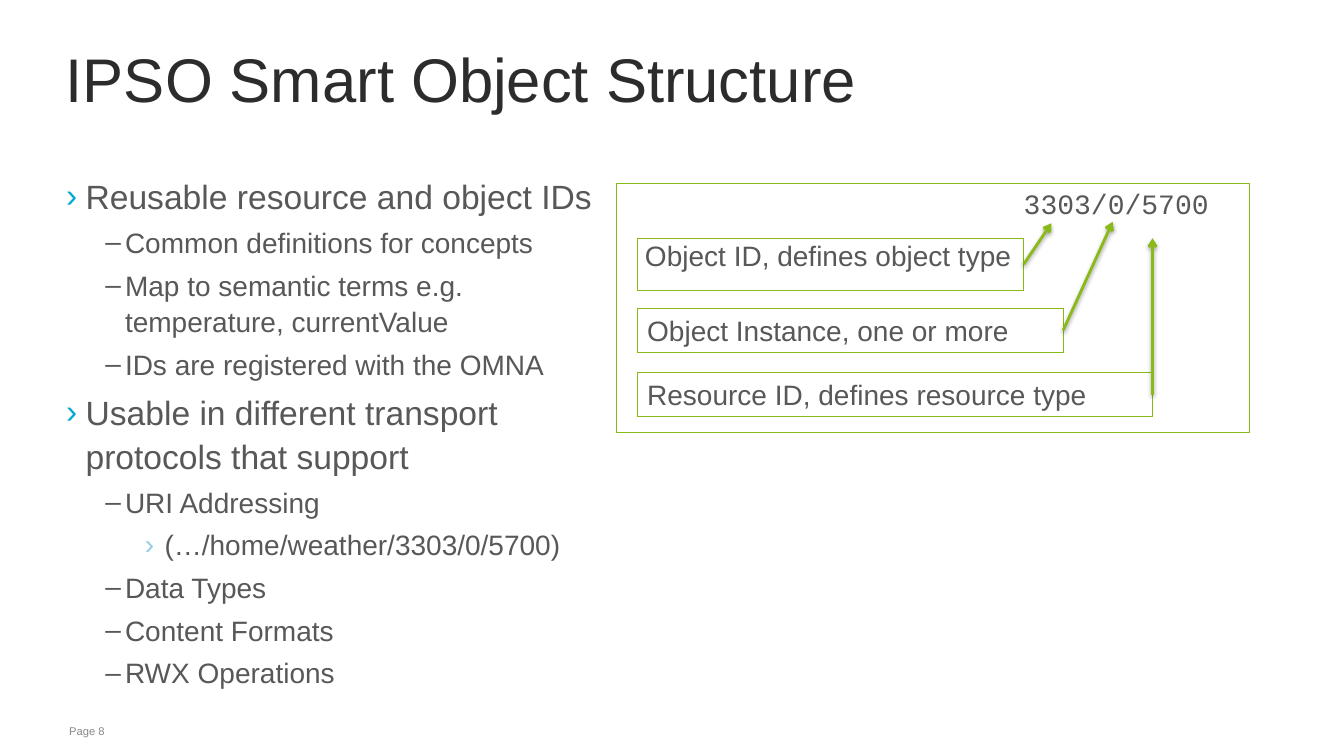
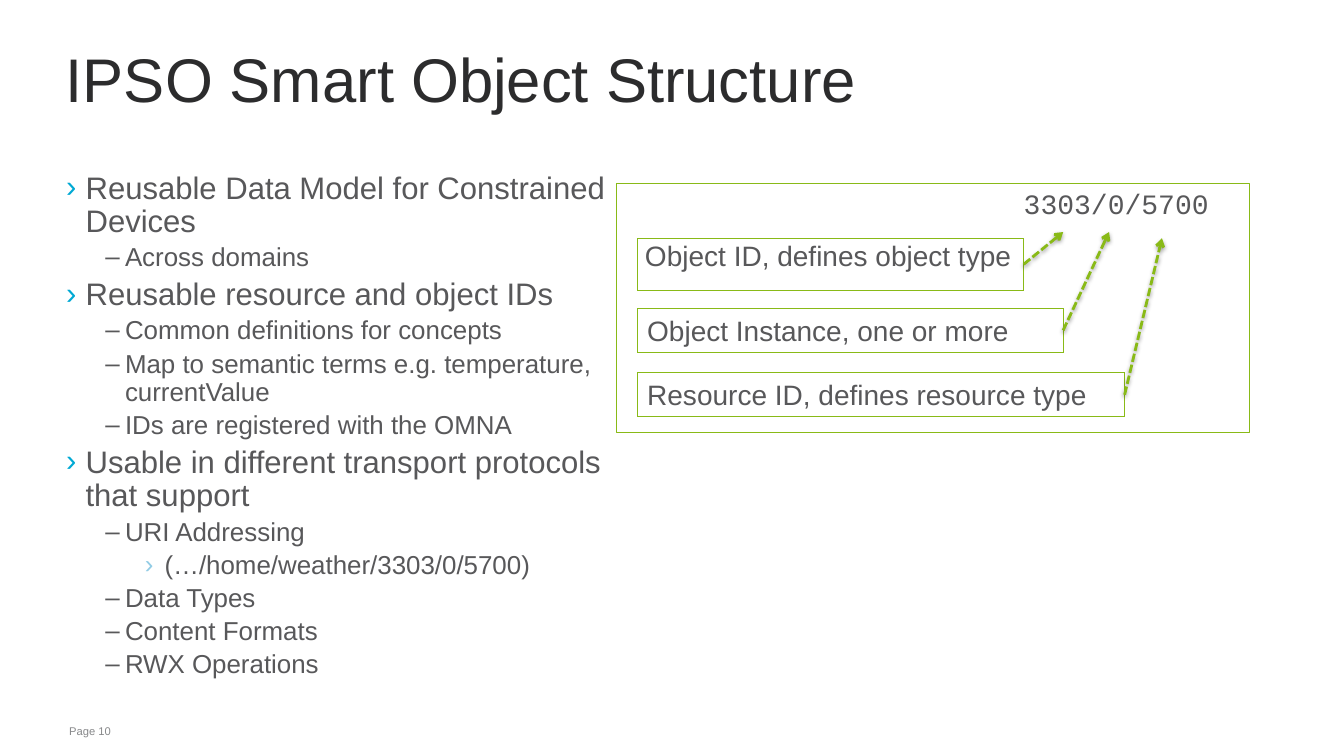
Before and after one commit to jaimejim/iot-playground, a slide deck: slide 10 of Documentation/IPSO_Intro_W3C.pptx (slide 8 before the commit). Drawn at 1344x756 pixels with LibreOffice and Linux fonts; fonts in the diff are those of the drawing; background and template pictures are left out. Boxes give left, top, right and bottom in pixels: in the first picture for what was removed or moved away, otherwise in the second. Text is boxed around its words. In the diff, an @@ line names an element or a change of style, - is before the commit and + after.

Commit message:
W3C slides

```diff
--- a/Documentation/IPSO_Intro_W3C.pptx
+++ b/Documentation/IPSO_Intro_W3C.pptx
@@ text at bbox=[86, 176, 604, 266]: paragraphs added @@
+› Reusable Data Model for Constrained Devices
+  – Across domains
@@ arrow moved from (1024, 264) - (1052, 224) to (1024, 264) - (1064, 232) @@
@@ arrow (1024, 264) - (1064, 232): stroke #89BA17 2 pt to #89BA17 2 pt dashed @@
@@ arrow moved from (1064, 331) - (1113, 222) to (1064, 331) - (1109, 232) @@
@@ arrow (1064, 331) - (1109, 232): stroke #89BA17 2 pt to #89BA17 2 pt dashed @@
@@ arrow moved from (1152, 395) - (1152, 238) to (1125, 395) - (1163, 238) @@
@@ arrow (1125, 395) - (1163, 238): stroke #89BA17 2 pt to #89BA17 2 pt dashed @@
@@ text at bbox=[86, 282, 601, 679]: size 24 to 22.2 pt in "Reusable resource and object IDs", "Usable in different transport protocols that support"; size 20 to 18.5 pt in "Common definitions for concepts", "Map to semantic terms e.g. temperature, currentValue", "IDs are registered with the OMNA", "URI Addressing" and 4 more places; line spacing 1.1 to 0.9 @@
@@ rectangle "Resource ID, defines resource type": place and size @@
-rectangle "Resource ID, defines resource type" at bbox=[637, 373, 1152, 417]
+rectangle "Resource ID, defines resource type" at bbox=[637, 373, 1125, 417]
@@ page number at bbox=[69, 727, 110, 737]: text changed @@
-Page 8
+Page 10
```
Also in this commit, not shown: 3 other slides changed, 4 slides added, 4 slides removed.
